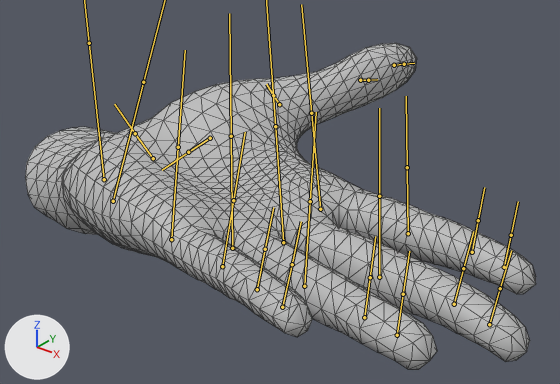
Before and after pictures for a commit that changed the FBX model models/left_new.fbx.
Camera for both pictures: a 50 mm camera at (0.245, -0.187, 0.139) aimed at (0.084, 0.014, 0.014). Every picture has the same lights, and +X, +Y and +Z are marked at lower left. Both versions are drawn at the pose saved in each file; the numbers are the values there. The bones that bend it are drawn over the model as lines. Mesh edges are drawn as thin lines.

Names of what the first picture shows: 'l_handMeshNode'.
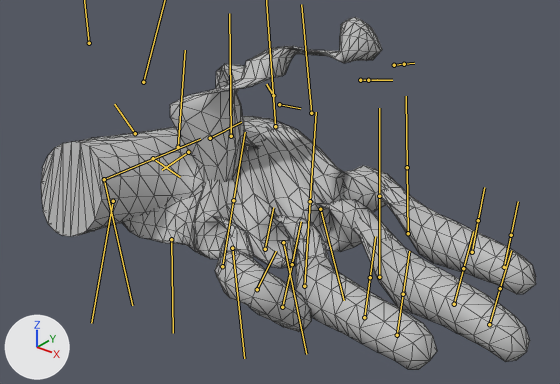
Location of each change, (x1, y1, x2, y2) in pixels of the pictures (560 x 384 px):
'l_handMeshNode', posed (8% taller): before (25, 43, 536, 369); after (41, 17, 536, 369)
bone 'b_l_wrist', root to tip: before (104, 179) to (89, 43); after (104, 179) to (132, 305)
bone 'b_l_thumb1', root to tip: before (210, 138) to (188, 152); after (210, 138) to (241, 122)
bone 'b_l_thumb2', root to tip: before (279, 104) to (273, 95); after (279, 104) to (300, 108)
bone 'b_l_thumb3', root to tip: before (360, 80) to (368, 80); after (360, 80) to (392, 80)
bone 'b_l_index1', root to tip: before (320, 209) to (311, 113); after (320, 209) to (344, 300)
bone 'b_l_middle1', root to tip: before (283, 242) to (275, 126); after (283, 242) to (306, 354)
bone 'b_l_ring1', root to tip: before (232, 248) to (231, 136); after (232, 248) to (244, 358)
bone 'b_l_pinky0', root to tip: before (113, 201) to (143, 82); after (113, 201) to (91, 323)
bone 'b_l_pinky1', root to tip: before (171, 239) to (178, 147); after (171, 239) to (173, 333)
bone 'b_l_pinky3', root to tip: before (257, 289) to (265, 249); after (257, 289) to (276, 251)

What changed in the scene script:
```text
Change bone_b_l_wrist:
    where bone_b_l_wrist = bpy.data.objects['Armature'].pose.bones['b_l_wrist']
    bone_b_l_wrist.rotation_quaternion: (1.0, 0.0, 0.0, 0.0) -> (0.082, 0.746, 0.073, -0.656)  # degrees (0, 0, 0) -> degrees (167, 83, 0)
Change bone_b_l_thumb1:
    where bone_b_l_thumb1 = bpy.data.objects['Armature'].pose.bones['b_l_thumb1']
    bone_b_l_thumb1.rotation_quaternion: (1.0, 0.0, 0.0, 0.0) -> (0.082, 0.746, 0.073, -0.656)  # degrees (0, 0, 0) -> degrees (167, 83, 0)
Change bone_b_l_thumb2:
    where bone_b_l_thumb2 = bpy.data.objects['Armature'].pose.bones['b_l_thumb2']
    bone_b_l_thumb2.rotation_quaternion: (1.0, 0.0, 0.0, 0.0) -> (0.082, 0.746, 0.073, -0.656)  # degrees (0, 0, 0) -> degrees (167, 83, 0)
Change bone_b_l_thumb3:
    where bone_b_l_thumb3 = bpy.data.objects['Armature'].pose.bones['b_l_thumb3']
    bone_b_l_thumb3.rotation_quaternion: (1.0, 0.0, 0.0, 0.0) -> (0.735, 0.33, 0.563, -0.183)  # degrees (0, 0, 0) -> degrees (62, 72, 19)
Change bone_b_l_index1:
    where bone_b_l_index1 = bpy.data.objects['Armature'].pose.bones['b_l_index1']
    bone_b_l_index1.rotation_quaternion: (1.0, 0.0, 0.0, 0.0) -> (0.082, 0.746, 0.073, -0.656)  # degrees (0, 0, 0) -> degrees (167, 83, 0)
Change bone_b_l_middle1:
    where bone_b_l_middle1 = bpy.data.objects['Armature'].pose.bones['b_l_middle1']
    bone_b_l_middle1.rotation_quaternion: (1.0, 0.0, 0.0, 0.0) -> (0.082, 0.746, 0.073, -0.656)  # degrees (0, 0, 0) -> degrees (167, 83, 0)
Change bone_b_l_ring1:
    where bone_b_l_ring1 = bpy.data.objects['Armature'].pose.bones['b_l_ring1']
    bone_b_l_ring1.rotation_quaternion: (1.0, 0.0, 0.0, 0.0) -> (0.082, 0.746, 0.073, -0.656)  # degrees (0, 0, 0) -> degrees (167, 83, 0)
Change bone_b_l_pinky0:
    where bone_b_l_pinky0 = bpy.data.objects['Armature'].pose.bones['b_l_pinky0']
    bone_b_l_pinky0.rotation_quaternion: (1.0, 0.0, 0.0, 0.0) -> (0.082, 0.746, 0.073, -0.656)  # degrees (0, 0, 0) -> degrees (167, 83, 0)
Change bone_b_l_pinky1:
    where bone_b_l_pinky1 = bpy.data.objects['Armature'].pose.bones['b_l_pinky1']
    bone_b_l_pinky1.rotation_quaternion: (1.0, 0.0, 0.0, 0.0) -> (0.082, 0.746, 0.073, -0.656)  # degrees (0, 0, 0) -> degrees (167, 83, 0)
Change bone_b_l_pinky3:
    where bone_b_l_pinky3 = bpy.data.objects['Armature'].pose.bones['b_l_pinky3']
    bone_b_l_pinky3.rotation_quaternion: (1.0, 0.0, 0.0, 0.0) -> (0.719, -0.203, 0.656, -0.106)  # degrees (0, 0, 0) -> degrees (-83, 64, -75)
```
